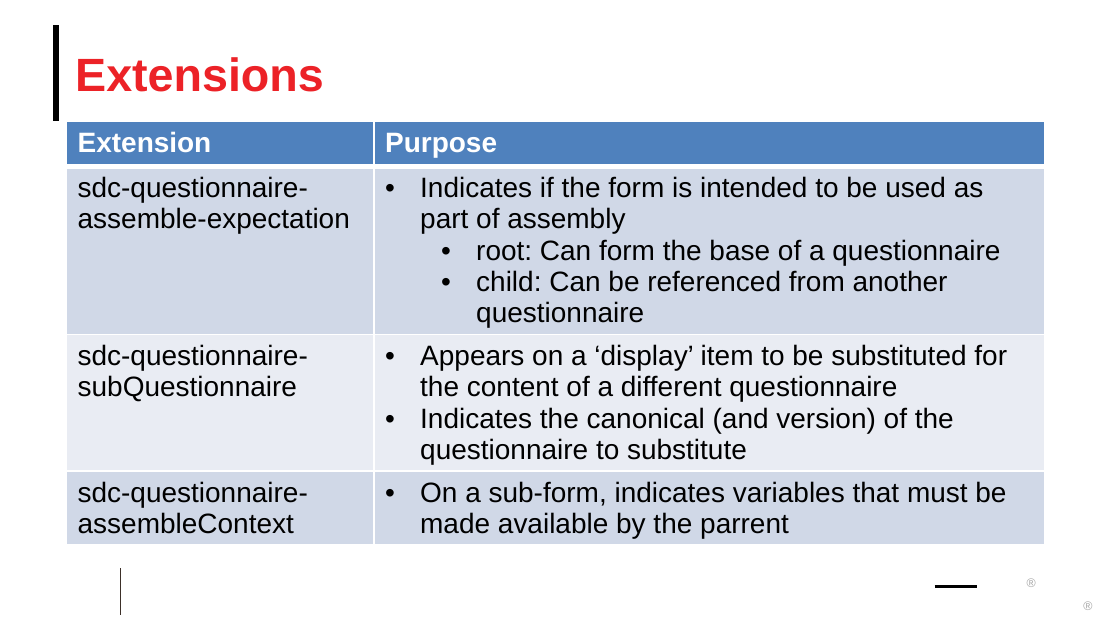
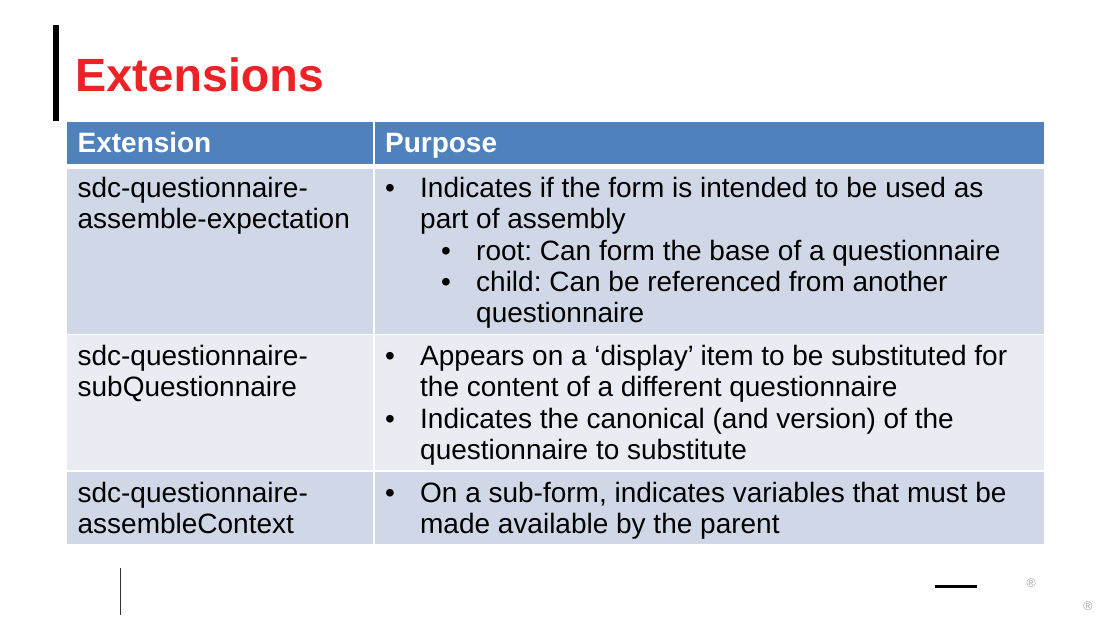
Before and after one commit to FHIR/documents, a slide deck: slide 12 of presentations/sdc/8-SDC-Modular-and-Derived-Forms.pptx. Drawn at 1120x630 pixels with LibreOffice and Linux fonts; fonts in the diff are those of the drawing; background and template pictures are left out. Boxes give left, top, right and bottom in pixels: in the first picture for what was removed or moved away, otherwise in the second. Text is boxed around its words. In the diff, an @@ line names an element or a change of style, - is before the commit and + after.

```diff
--- a/presentations/sdc/8-SDC-Modular-and-Derived-Forms.pptx
+++ b/presentations/sdc/8-SDC-Modular-and-Derived-Forms.pptx
@@ table at [66,121,1045,570] @@
-row 4, column 2: On a sub-form, indicates variables that must be made available by the parrent
+row 4, column 2: On a sub-form, indicates variables that must be made available by the parent
```
Also in this commit, not shown: 10 other slides changed, 4 other files.
